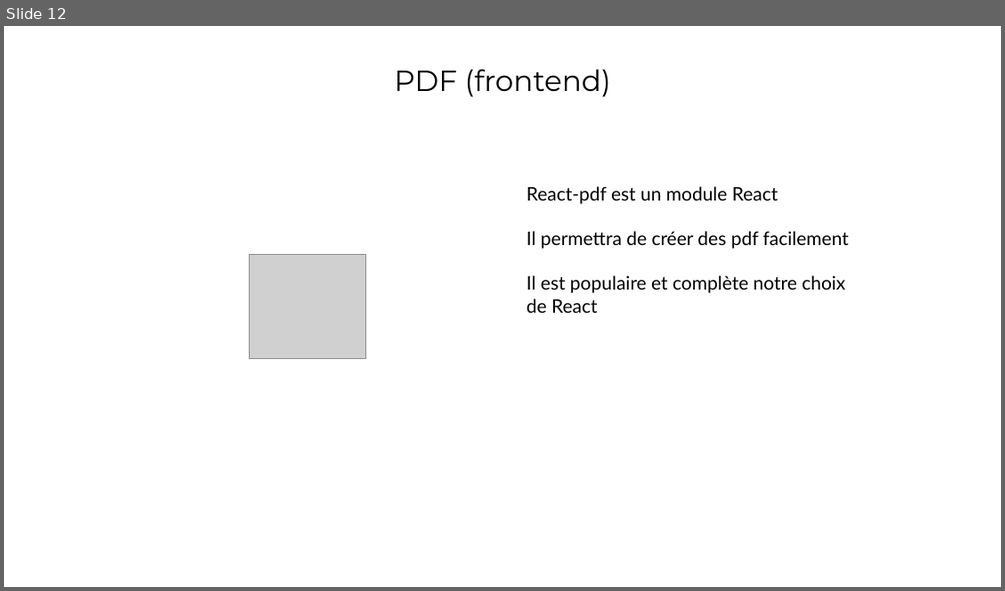
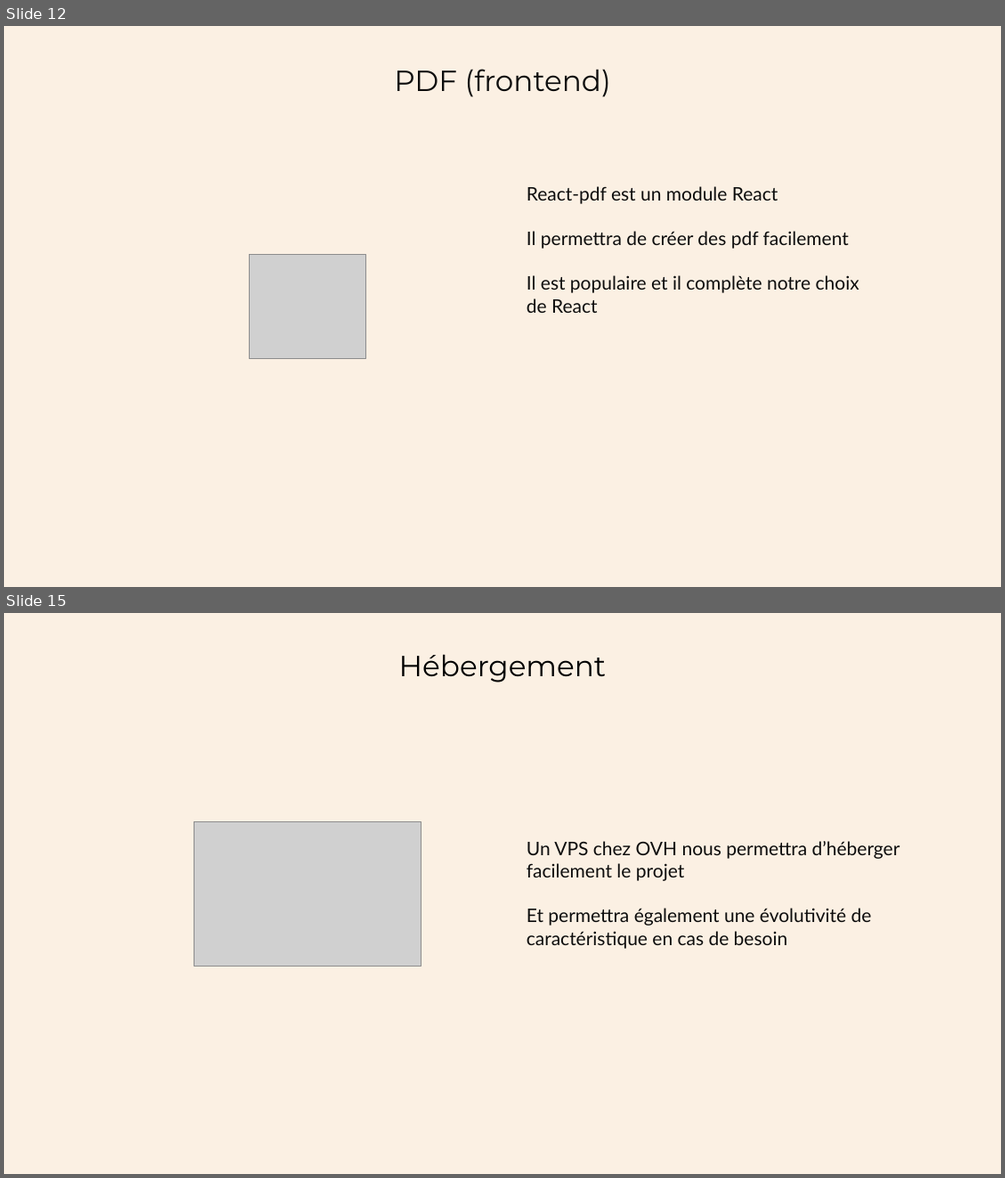
Before and after one commit to Arnaud-B-OC/oc-p4, a slide deck: Présentation - Solution Technique.pptx. Shown one above the other, each under a label of ours: slide 12 before the commit, slides 12 and 15 after it; the slides between them are not shown. The pictures are 1005x591 and 1005x1178 pixels, drawn with LibreOffice and Linux fonts; fonts in the diff are those of the drawing; grey boxes stand for pictures. Boxes give left, top, right and bottom in pixels: in the first picture for what was removed or moved away, otherwise in the second. Text is boxed around its words. In the diff, an @@ line names an element or a change of style, - is before the commit and + after.

```diff
--- a/Présentation - Solution Technique.pptx
+++ b/Présentation - Solution Technique.pptx
@@ slide 15 added at [4,613,1001,1174], background #FBF0E3 @@
@@ text added at [399,654,606,682], 28 pt, text #000000 @@
+Hébergement
@@ picture added at [194,821,421,966] @@
@@ text added at [526,841,900,949], 18 pt, text #0D0D0D @@
+Un VPS chez OVH nous permettra d’héberger facilement le projet
+Et permettra également une évolutivité de caractéristique en cas de besoin
@@ slide 12 changed as well @@
@@ background #FFFFFF to #FBF0E3 @@
@@ text "PDF (frontend)" at [394,69,611,97]: text colour #000000 to #0D0D0D @@
@@ text at [526,186,849,248]: text colour #000000 to #0D0D0D in "React-pdf est un module React", "Il permettra de créer des pdf facilement" @@
@@ text at [526,275,859,313]: text changed; text colour #000000 to #0D0D0D @@
-Il est populaire et complète notre choix de React
+Il est populaire et il complète notre choix de React
```
Also in this commit, not shown: 11 other slides changed, 2 other slides added, 2 slides removed.
